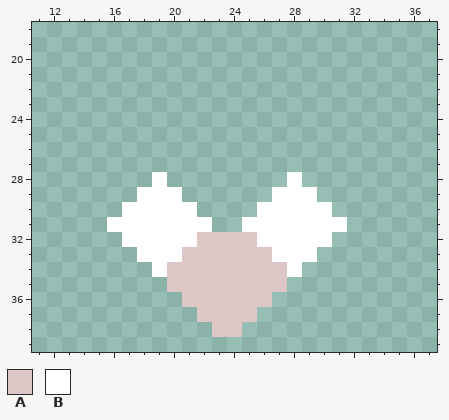
Pixel-art sprite -- sprites/units/smol/sparrow-cell.png. That is the earlier state.
The file is 48x48 pixels. Shown: x 11..37, y 18..39.
Palette (. is transparent): A #dcc6c6  B #ffffff
Pixels before, first column x 16:
28 ...B........B...
29 ..BBB......BBB..
30 .BBBBB....BBBBB.
31 BBBBBBB..BBBBBBB
32 .BBBBBAAAABBBBB.
33 ..BBBAAAAAABBB..
34 ...BAAAAAAAAB...
35 ....AAAAAAAA....
36 .....AAAAAA.....
37 ......AAAA......
38 .......AA.......
New version:
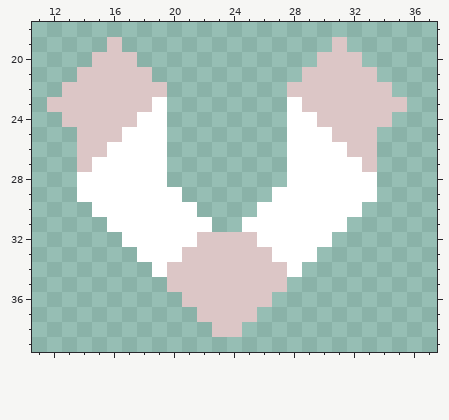
From old to new:
y 19: x 16 . -> A; x 31 . -> A
y 20: x 15..17 ... -> AAA; x 30..32 ... -> AAA
y 21: x 14..18 ..... -> AAAAA; x 29..33 ..... -> AAAAA
y 22: x 13..19 ....... -> AAAAAAA; x 28..34 ....... -> AAAAAAA
y 23: x 12..19 ........ -> AAAAAAAB; x 28..35 ........ -> BAAAAAAA
y 24: x 13..19 ....... -> AAAAABB; x 28..34 ....... -> BBAAAAA
y 25: x 14..19 ...... -> AAABBB; x 28..33 ...... -> BBBAAA
y 26: x 14..19 ...... -> AABBBB; x 28..33 ...... -> BBBBAA
y 27: x 14..19 ...... -> ABBBBB; x 28..33 ...... -> BBBBBA
y 28: x 14..18 ..... -> BBBBB; x 29..33 ..... -> BBBBB
y 29: x 14..17 .... -> BBBB; x 30..33 .... -> BBBB
y 30: x 15..16 .. -> BB; x 31..32 .. -> BB
